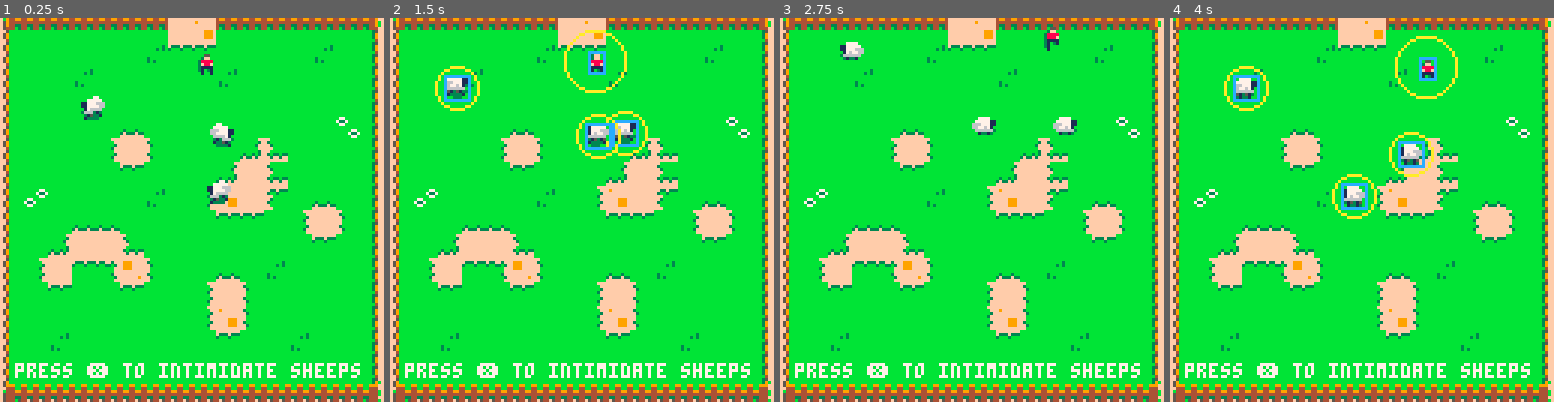
Above: before the commit, frames 1-4 (left to right).
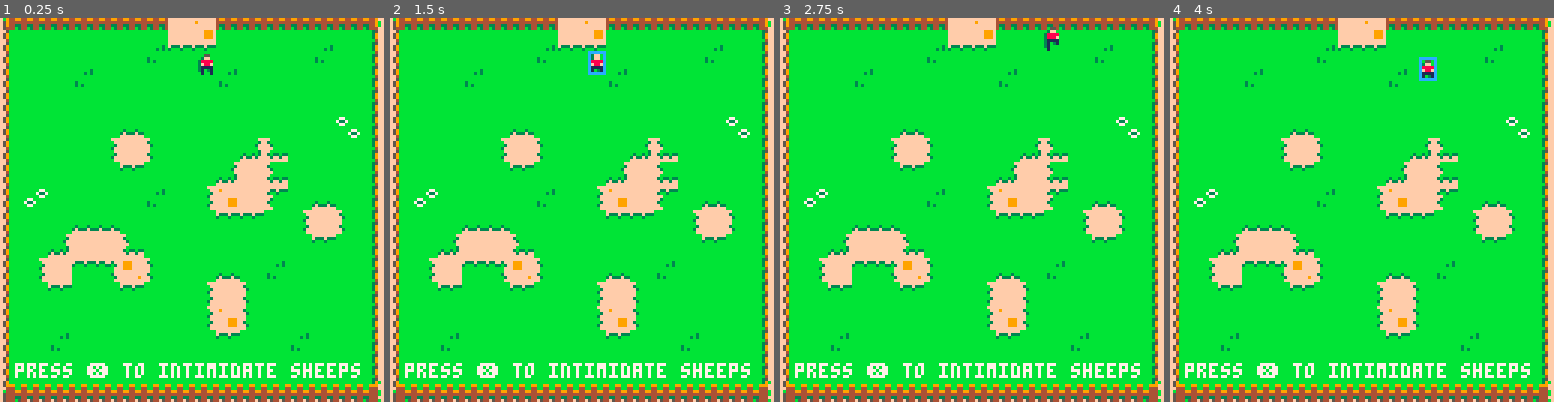
Above: after the commit, the same moments.

Repository: derpycoder/bull-sheep
Game: PICO-8 cartridge bull_sheep.p8
Two runs of this game, one before a commit and one after it. Both use one fixed random seed, a clock stepped at 60 frames per second and the inputs below.
Inputs:
- Up to frame 1 (0.25 s): no input
- Up to frame 2 (1.5 s): tap X (X key) at 0.33, 1.07 s; tap O (Z key) at 0.7 s
- Up to frame 3 (2.75 s): hold Right 1.6-2.1 s; tap O (Z key) at 1.7, 2.1, 2.5 s; tap X (X key) at 1.85 s; hold Up 2.15-2.42 s; hold Right from 2.47 s (still down)
- Up to frame 4 (4 s): tap O (Z key) at 2.9, 3.3, 3.7 s; tap X (X key) at 2.97 s; release Right at 3.03 s; hold Left 3.08-3.58 s; hold Down 3.63-3.97 s

The runs differ from the first frame. In frame 1, 0.9% of the frame differs, in the area x 21-61%, y 20-49%; in frame 2, 2.3%; in frame 3, 0.7%; in frame 4, 2.4%, in the area x 14-75%, y 4-53%.

Commit message:
Cleaned Up Shepheard Code

Diff:
--- a/bull_sheep.p8
+++ b/bull_sheep.p8
@@ -1,48 +1,37 @@
 pico-8 cartridge // http://www.pico-8.com
 version 18
 __lua__
--- main
+
+local last_updated
+local sample_rate
+local game_objects
+local debug
 
 function _init()
+ last_updated = 0
+ sample_rate = 0.05
  debug = false
 
- anim = {
-  last_updated = 0,
-  sample_rate = 0.05
- }
-
- sheeps = {
-  make_sheep(60, 40),
-  make_sheep(30, 20),
-  make_sheep(80, 60),
- }
-
- shepheard = make_shepheard()
+ game_objects = {}
+
+ make_shepheard(64, 10)
+
+ -- make_sheep(60, 40)
+ -- make_sheep(30, 20)
+ -- make_sheep(80, 60
 end
 
 function _update()
-	if btnp(4) then
-	 debug = not debug
-	end
-
- shepheard:update()
-
- for sheep in all(sheeps) do
-  sheep:update()
-
-  shepheard:detect_hit(sheep)
+ local game_object
+
+ for game_object in all(game_objects) do
+  game_object:update()
  end
 
- local curr_time = time()
-
- if curr_time - anim.last_updated > anim.sample_rate then
-  anim.last_updated = curr_time
-
-  shepheard:animate()
-
-  for sheep in all(sheeps) do
-   sheep:animate()
-  end
+ animate()
+
+ if btnp(4) then
+  debug = not debug
  end
 end
 
@@ -52,23 +41,24 @@
 
  print('press ❎ to intimidate sheeps', 5, 115, 7)
 
- shepheard:draw()
-
- for sheep in all(sheeps) do
-  sheep:draw()
-
-  if debug then
-   sheep:debug()
+ local game_object
+
+ for game_object in all(game_objects) do
+  game_object:draw()
+ end
+end
+
+function animate()
+ local curr_time = time()
+
+ if curr_time - last_updated > sample_rate then
+  last_updated = curr_time
+
+  for game_object in all(game_objects) do
+   game_object:animate()
   end
  end
-
- if debug then
-  shepheard:debug()
- end
-end
-
--->8
--- sheep
+end
 
 function make_sheep(x, y)
  return {
@@ -113,15 +103,15 @@
    end
   end,
   draw = function(self)
-   spr(self.sprites.curr,
+   spr(self.sprite,
        self.transform.x, self.transform.y, 1, 1,
        self.phys.dx > 0)
   end,
   animate = function(self)
-   self.sprites.curr += 1
-
-   if self.sprites.curr > self.sprites.idle.stop then
-    self.sprites.curr = self.sprites.idle.start
+   self.sprite += 1
+
+   if self.sprite > self.sprites.idle.stop then
+    self.sprite = self.sprites.idle.start
    end
   end,
   debug = function(self)
@@ -131,13 +121,11 @@
    -- left or right
    if self.transform.x <= 3 or self.transform.x >= 125 then
     self.phys.dx =- self.phys.dx
-    sfx(0)
    end
 
    --top or bottom
    if self.transform.y <= 3 or self.transform.y >= 120 then
     self.phys.dy =- self.phys.dy
-    sfx(0)
    end
   end,
   intimidate = function(self)
@@ -147,62 +135,33 @@
  }
 end
 
--->8
--- shepheard
-
-function make_shepheard()
- return {
-  transform = {
-   x = 64,
-   y = 10,
-   collider = {
-    circ = {
-     c = 10,
-     r = 10,
-     dx = 3,
-     dy = 3.5
-    },
-    rect = {
-     c = 12,
-     w = 6,
-     h = 7,
-     dx = 1,
-     dy = 0
-    }
-   },
-  },
-  phys = {
-   dx = 1,
-   dy = 1
-  },
-  sprites = {
-   curr = 16,
-   idle = {
-    start = 16,
-    stop = 20
-   },
-   walk = {
-    start = 32,
-    stop = 38
-   }
-  },
+function make_shepheard(x, y)
+ local shepheard = make_game_object(x, y, {
+  width = 6,
+  height = 7,
+  offset = {1, 0},
+  velocity = {1, 1},
+  sprite = 16,
+  idle = {16, 20},
+  walk = {32, 38},
+  state = "idle",
   update = function(self)
-   self.transform.x += self.phys.dx
-   self.transform.y += self.phys.dy
+   self.x += self.velocity[1]
+   self.y += self.velocity[2]
 
    -- standalone ifs
    -- to allow free movements in all directions
    if btn(⬅️) then
-    self.phys.dx=-1
+    self.velocity[1]= -1
    end
    if btn(➡️) then
-    self.phys.dx=1
+    self.velocity[1] = 1
    end
    if btn(⬆️) then
-    self.phys.dy=-1
+    self.velocity[2] = -1
    end
    if btn(⬇️) then
-    self.phys.dy=1
+    self.velocity[2] = 1
    end
 
    -- detect when none of the movement buttons are being
@@ -211,100 +170,95 @@
       not btn(⬇️) and
       not btn(⬅️) and
       not btn(➡️) then
-    self.state = ❎
+    self.state = "idle"
    end
 
    -- prevent character drift,
    -- by making making deltas 0
    if not btn(⬆️) and
       not btn(⬇️) then
-    self.phys.dy = 0
+    self.velocity[2] = 0
    end
    if not btn(⬅️) and
       not btn(➡️) then
-    self.phys.dx = 0
+    self.velocity[1] = 0
    end
 
    -- walk animation cue
-   if self.state==❎ then
+   if self.state=="idle" then
     if btnp(⬆️) or btnp(⬇️) or
        btnp(➡️) or btnp(⬅️) then
-     self.sprites.curr = self.sprites.walk.start
-     self.state = 'w'
+     self.sprite = self.walk[1]
+     self.state = "walk"
     end
    end
 
    -- rudimentary collision detection
-   if self.transform.x >= 120 then
-    self.transform.x = 119
-   end
-
-   if self.transform.x <= 0 then
-    self.transform.x = 1
-   end
-
-   if self.transform.y >= 115 then
-    self.transform.y = 114
-   end
-
-   if self.transform.y <= 0 then
-    self.transform.y = 1
+   if self.x >= 120 then
+    self.x = 119
+   end
+
+   if self.x <= 0 then
+    self.x = 1
+   end
+
+   if self.y >= 115 then
+    self.y = 114
+   end
+
+   if self.y <= 0 then
+    self.y = 1
    end
   end,
   draw = function(self)
-   spr(self.sprites.curr,
-       self.transform.x, self.transform.y)
+   spr(self.sprite, self.x, self.y)
+
+   if debug then
+    self:debug(12)
+   end
   end,
   animate = function(self)
-   self.sprites.curr += 1
-
-   if self.state=='w' then
-    if self.sprites.curr > self.sprites.walk.stop then
-     self.sprites.curr = self.sprites.walk.start
+   self.sprite += 1
+
+   if self.state == 'walk' then
+    if self.sprite > self.walk[2] then
+     self.sprite = self.walk[1]
     end
    else
-    if self.sprites.curr > self.sprites.idle.stop then
-     self.sprites.curr = self.sprites.idle.start
+    if self.sprite > self.idle[2] then
+     self.sprite = self.idle[1]
     end
    end
-  end,
-  debug = function(self)
-   debugger(self.transform)
-  end,
-  detect_hit = function(self, sheep)
-   if circ_overlap(self.transform, sheep.transform) then
-    sheep:intimidate()
-   end
   end
+ })
+
+ add(game_objects, shepheard)
+end
+
+function make_game_object(x, y, props)
+ local game_obj = {
+  x = x,
+  y = y,
+  draw =function() end,
+  debug = function(self, color)
+   rect(self.x + self.offset[1],
+        self.y + self.offset[2],
+        self.x + self.width,
+        self.y + self.height,
+        color)
+  end,
+  update = function() end,
+  animate = function() end
  }
-end
-
--->8
--- helpers
-
-function debugger(transform)
- local rectangle = transform.collider.rect
- local circle = transform.collider.circ
-
- rect(transform.x + rectangle.dx,
-      transform.y + rectangle.dy,
-      transform.x + rectangle.w,
-      transform.y + rectangle.h,
-      rectangle.c)
-
- circ(transform.x + circle.dx,
-      transform.y + circle.dy,
-      circle.r,
-      circle.c)
-end
-
-function circ_overlap(transformA, transformB)
- local dx = transformB.x - transformA.x
- local dy = transformB.y - transformA.y
- local r = transformA.collider.circ.r + transformB.collider.circ.r
- return dx * dx + dy * dy < r * r
-end
-
+
+ local key, val
+
+ for key, val in pairs(props) do
+  game_obj[key] = val
+ end
+
+ return game_obj
+end
 
 __gfx__
 00000000000000000077000000777700007777000000770000000000000000000000000000000000000000000000000000000000000000000000000000000000
